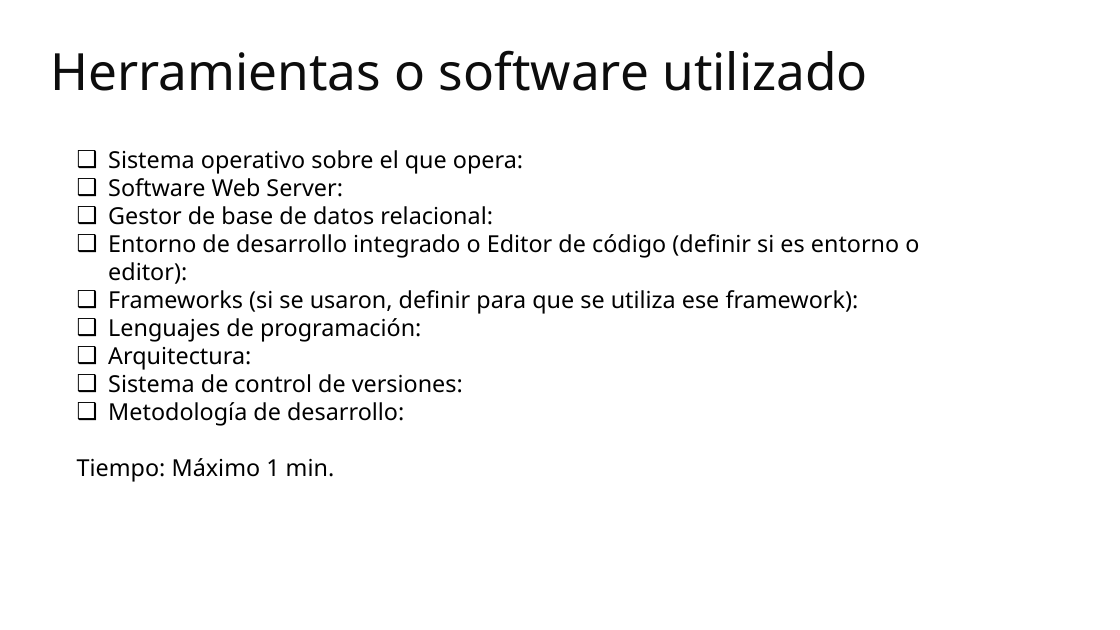
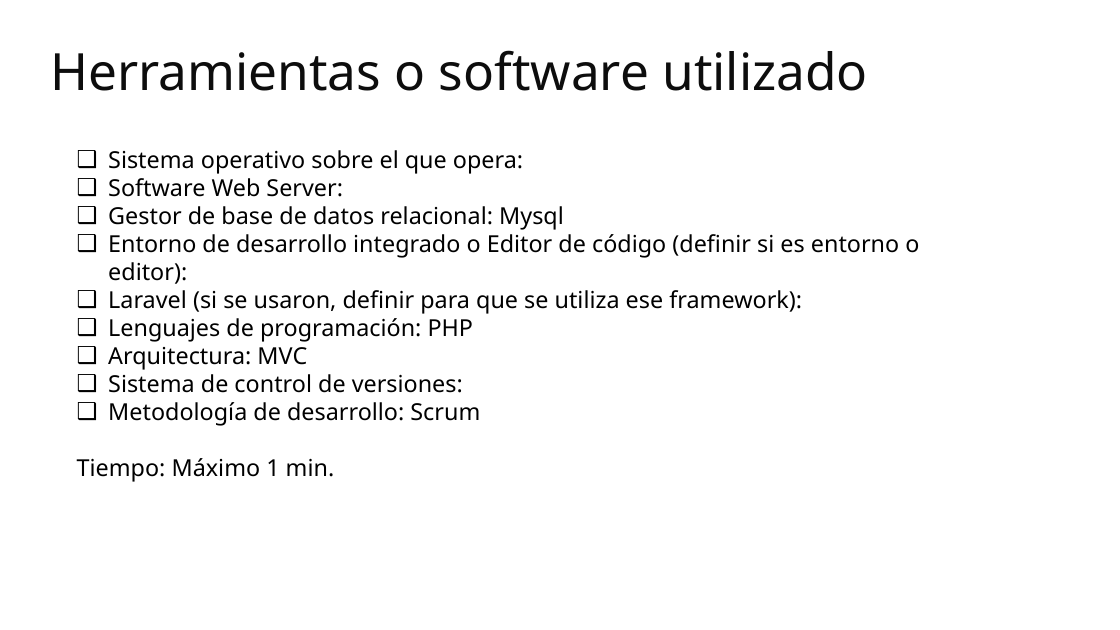
Before and after one commit to duvanfmendez/tienda_virtual, a slide deck: slide 7 of manuales/Manual de presentacion de proyecto.pptx. Drawn at 1120x630 pixels with LibreOffice and Linux fonts; fonts in the diff are those of the drawing; background and template pictures are left out. Boxes give left, top, right and bottom in pixels: in the first picture for what was removed or moved away, otherwise in the second. Text is boxed around its words. In the diff, an @@ line names an element or a change of style, - is before the commit and + after.

```diff
--- a/manuales/Manual de presentacion de proyecto.pptx
+++ b/manuales/Manual de presentacion de proyecto.pptx
@@ text at (x1=108, y1=206, x2=564, y2=230): text changed @@
-❑ Gestor de base de datos relacional:
+❑ Gestor de base de datos relacional: Mysql
@@ text at (x1=108, y1=290, x2=802, y2=370): text changed @@
-❑ Frameworks (si se usaron, definir para que se utiliza ese framework):
-❑ Lenguajes de programación:
-❑ Arquitectura:
+❑ Laravel (si se usaron, definir para que se utiliza ese framework):
+❑ Lenguajes de programación: PHP
+❑ Arquitectura: MVC
@@ text at (x1=108, y1=402, x2=480, y2=426): text changed @@
-❑ Metodología de desarrollo:
+❑ Metodología de desarrollo: Scrum
```
